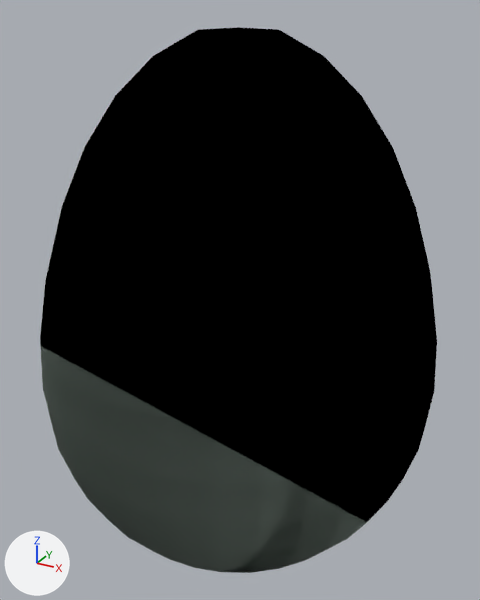
Two versions of the Blender file Assets/02_Student Folders/ChikaOpdam_Assets/Prefabs/Objects/EggButRealThisTime.blend, one commit apart.
Camera for both pictures: a 50 mm lens placed at (1.4, -2.54, 1.64), pointed at (-0.01, 0.02, 0.35). Arrows for +X, +Y and +Z are at lower left; the lights stay in place.
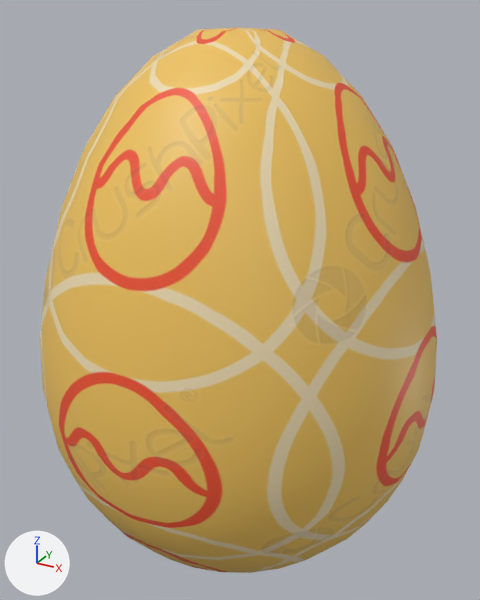
Scene script edits in JSON lines:
```json
{"op": "add", "block": "img_egg_jpg", "code": ["img_egg_jpg = load_image('egg.jpg', '../../Art/egg.jpg', 1500, 1500, 'sRGB')"]}
{"op": "add", "block": "mat_egg", "code": ["mat_egg = principled_material('Egg')", "mat_egg.texture = img_egg_jpg"]}
{"block": "me_sphere", "where": "me_sphere.from_pydata(...)  # 482 vertices, 512 faces; spans x -0.94..0.94, y -0.94..0.94, z -0.97..1.56"}
{"op": "remove", "block": "me_sphere", "code": "me_sphere.materials.append(mat_material_002)"}
{"op": "add", "block": "me_sphere", "code": "me_sphere.materials.append(mat_egg)  # picture img_egg_jpg"}
```

Changed parts and their boxes [x1, y1, x2, y2] in the pictures (480 x 600 px):
```json
{"object": "Sphere", "change": "recoloured", "before": [40, 27, 437, 573], "after": [40, 27, 437, 573], "on screen": "black to orange"}
```
